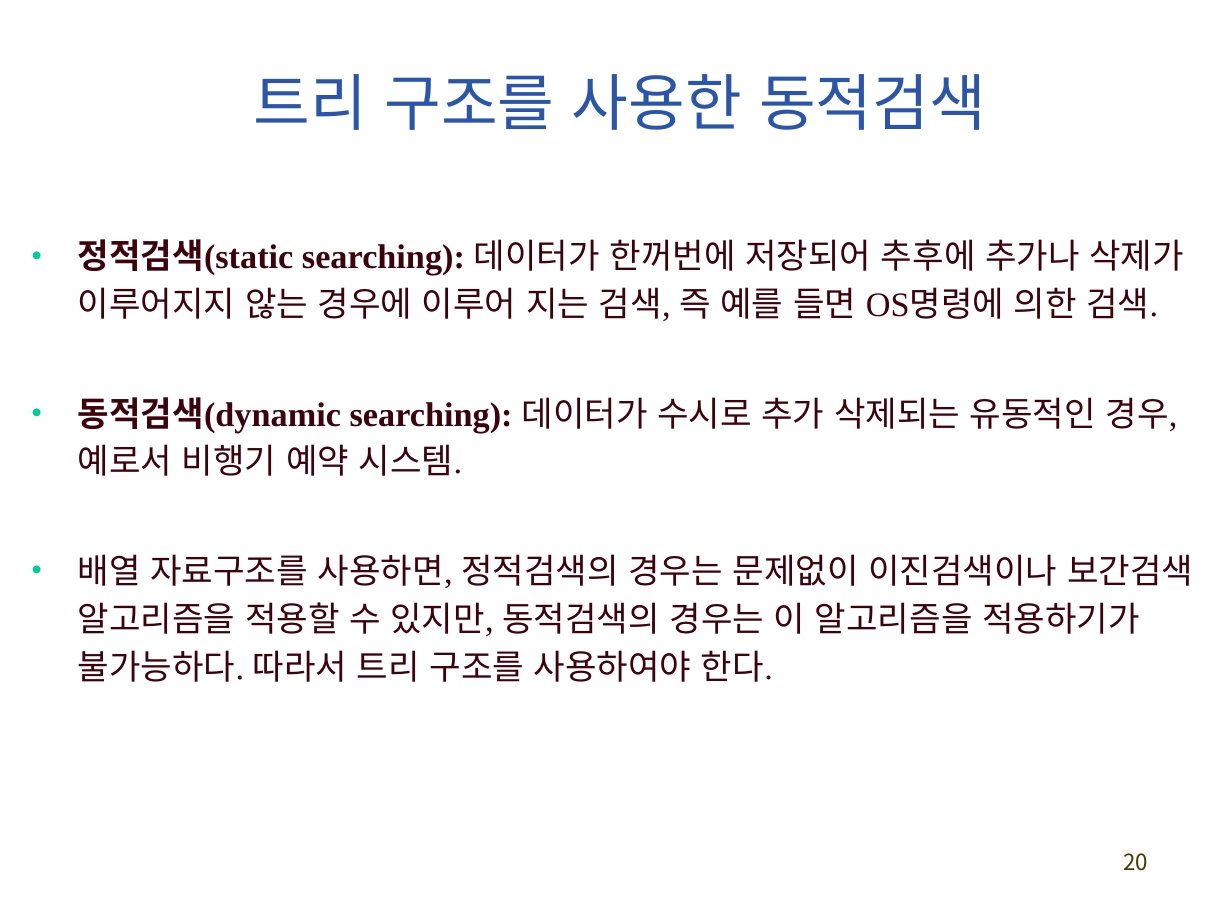
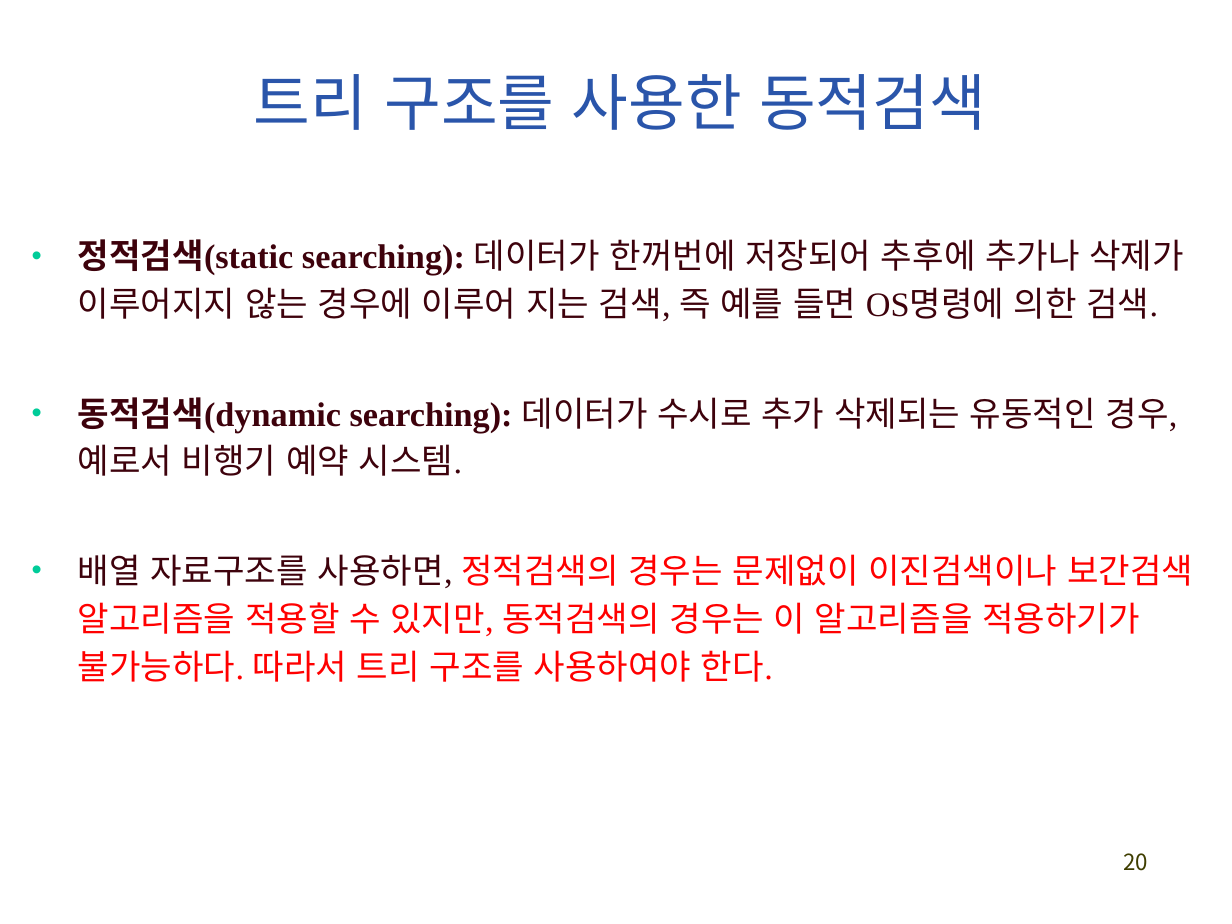
Before and after one commit to exopas95/Algorithms, a slide deck: slide 20 of Lecture Note/ch8_searching.pptx. Drawn at 1232x924 pixels with LibreOffice and Linux fonts; fonts in the diff are those of the drawing. Boxes give left, top, right and bottom in pixels: in the first picture for what was removed or moved away, otherwise in the second. Text is boxed around its words. In the diff, an @@ line names an element or a change of style, - is before the commit and + after.

```diff
--- a/Lecture Note/ch8_searching.pptx
+++ b/Lecture Note/ch8_searching.pptx
@@ text at <box>78,554,1193,682</box>: text colour #3E020C to #FF0000 in "정적검색의 경우는 문제없이 이진검색이나 보간검색 알고리즘을 적용할 ..." @@
```
Also in this commit, not shown: 4 other slides changed, 3 other files.
